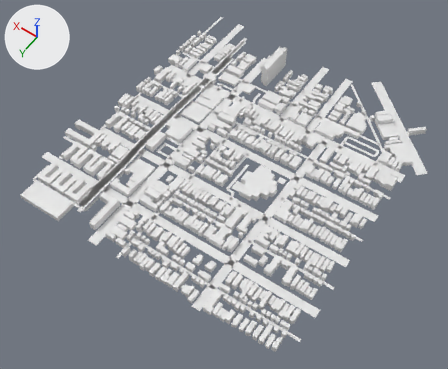
Two versions of the glTF model app/public/world/tiles/-5_-12.glb, one commit apart.
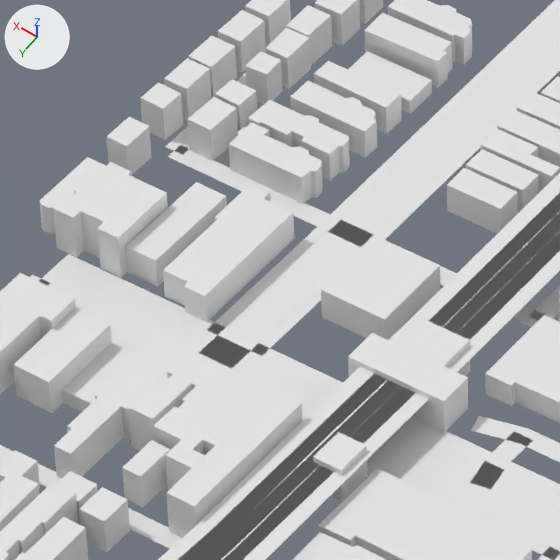
Old and new are each drawn whole from a 50 mm camera at (-2647.0, 6327.0, 828.0) aimed at (-2261.0, 5785.0, -23.0) and again close up on the part from 37% to 51% of the width and 10% to 27% of the height. Arrows for +X, +Y and +Z are at upper left; the lights stay in place. The older version's two pictures come first. Where no turn or scale is listed for an object, it has been applied to the vertices. Vertices at exactly the same position are counted once.

The scene before the commit, as lines of its bpy script (objects in view):
```python
me_buildings = bpy.data.meshes.new('buildings')
me_buildings.from_pydata(...)  # 8108 vertices, 11204 faces; spans x -268.0..268.0, y -267.0..267.0, z -21.0..21.0
me_elevated = bpy.data.meshes.new('elevated')
me_elevated.from_pydata(...)  # 126 vertices, 116 faces; spans x -16.0..16.0, y -259.0..259.0, z 0.0
me_ground = bpy.data.meshes.new('ground')
me_ground.from_pydata(...)  # 829 vertices, 699 faces; spans x -284.0..284.0, y -300.0..300.0, z 0.0
ob_buildings = bpy.data.objects.new('buildings', me_buildings)
ob_buildings.location = (-2242.2, 5751.5, 21.5)
ob_elevated = bpy.data.objects.new('elevated', me_elevated)
ob_elevated.location = (-2102.5, 5727.4, 7.6)
ob_ground = bpy.data.objects.new('ground', me_ground)
ob_ground.location = (-2257.8, 5716.1, 0.1)
```
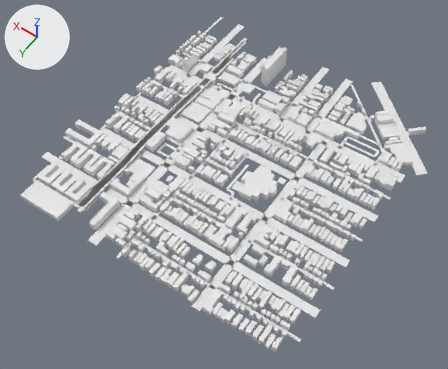
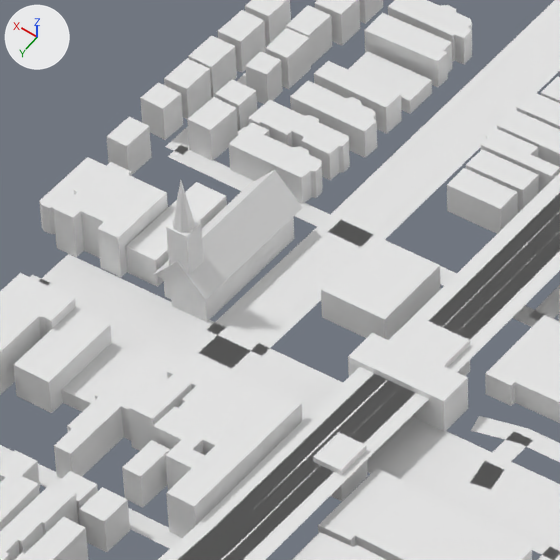
Boxes [x1, y1, x2, y2] around the edits, measured in the close-ups (560 x 560 px):
part 1 of me_buildings, added: after [166, 219, 203, 315]
part 2 of me_buildings, added: after [153, 170, 303, 300]

The edits, one by one:
me_buildings is used by ob_buildings; location (-2242.2, 5751.5, 21.5).
me_buildings had 8108 vertices, 11204 faces and spanned x -268.0..268.0, y -267.0..267.0, z -21.0..21.0.
me_buildings now has 8136 vertices, 11228 faces and spans x -268.0..268.0, y -267.0..267.0, z -21.0..21.0.
me_buildings part 1: the loose piece of 8 vertices spanning x 209.0..218.0, y -166.0..-140.0, z -21.0..-14.0 is copied, and the copy is scaled about its middle by (0.653, 0.207, 2.97), then moved by (-13.0, 13.0, 7.0); it spans x 197.0..203.0, y -142.0..-137.0, z -21.0..1.0.
Part 2, on me_buildings:
20 vertices are added at x 193.0..208.0, y -173.0..-136.0, z -14.0..14.0.
14 new faces join them.
